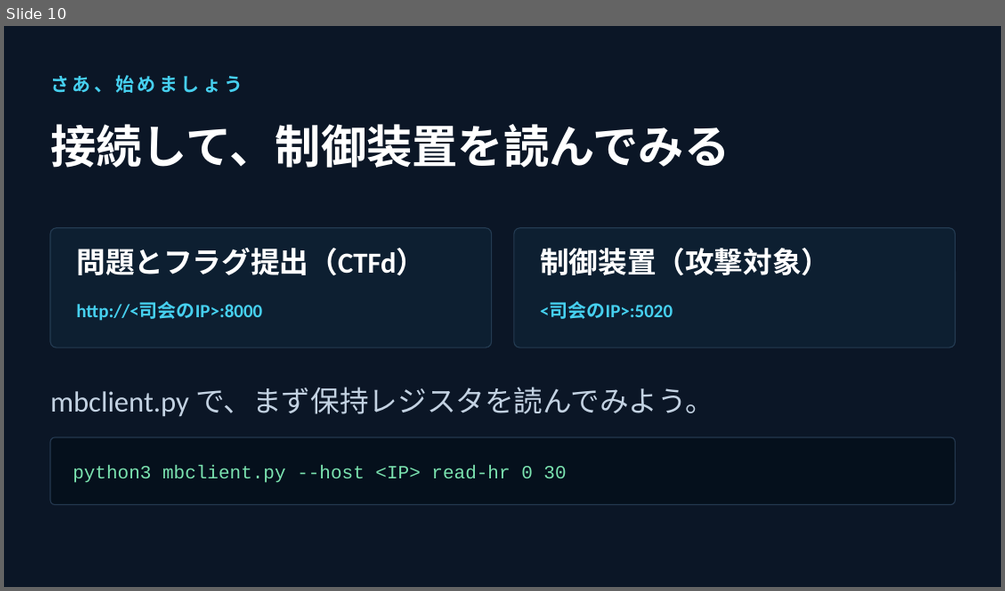
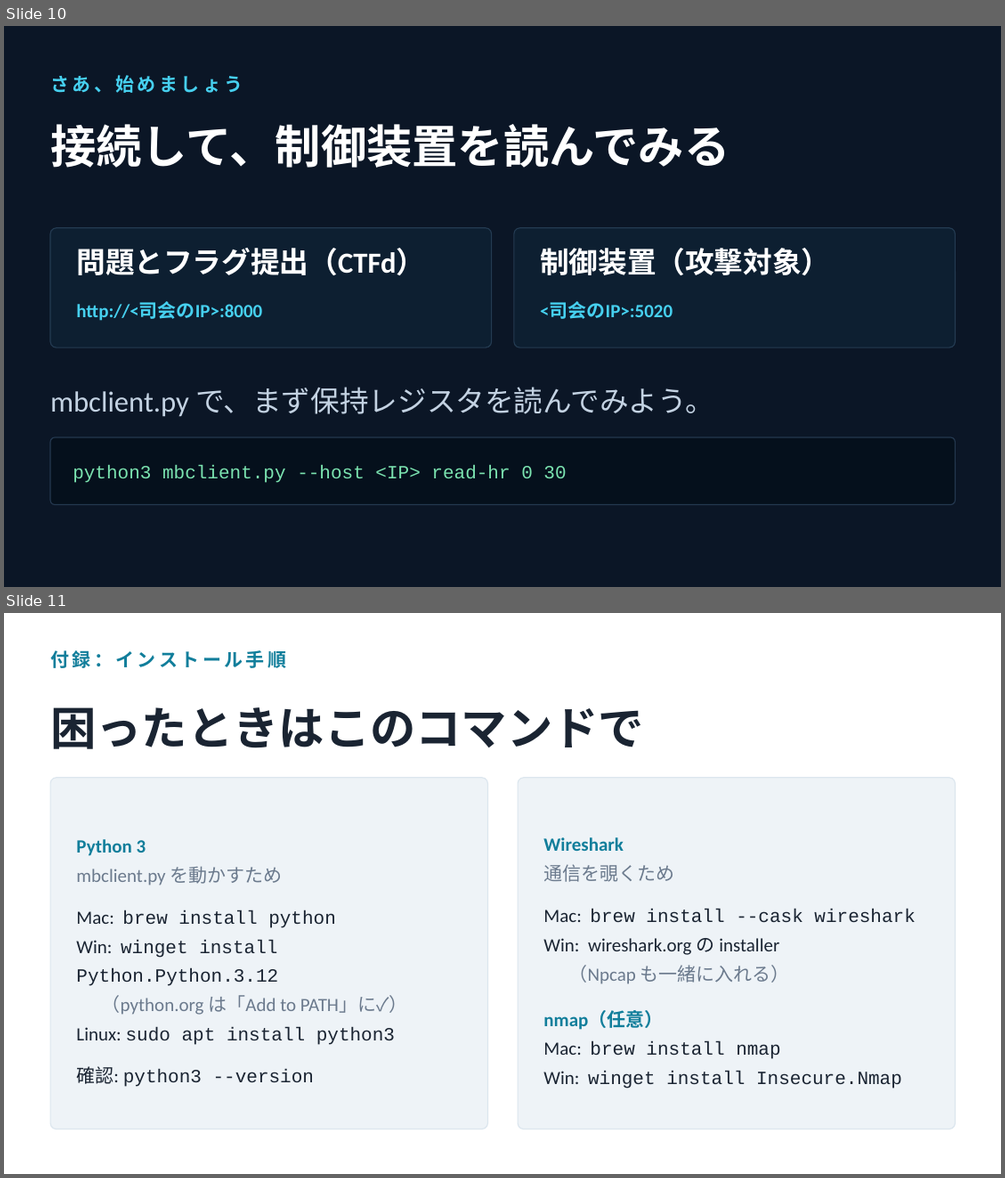
Before and after one commit to Tivo0921/ot-modbus-ctf, a slide deck: slides/ot-intro.pptx. Shown one above the other, each under a label of ours: slide 10 before the commit, slides 10 and 11 after it. The pictures are 1005x591 and 1005x1178 pixels, drawn with LibreOffice and Linux fonts; fonts in the diff are those of the drawing; background and template pictures are left out. Boxes give left, top, right and bottom in pixels: in the first picture for what was removed or moved away, otherwise in the second. Text is boxed around its words. In the diff, an @@ line names an element or a change of style, - is before the commit and + after.

```diff
--- a/slides/ot-intro.pptx
+++ b/slides/ot-intro.pptx
@@ slide 11 added at (4, 613, 1001, 1174), background #FFFFFF @@
@@ text added at (50, 650, 286, 668), 18 pt, text #117E9B, bold @@
+付録：インストール手順
@@ text added at (50, 707, 644, 749), 44 pt, text #1A2432, bold @@
+困ったときはこのコマンドで
@@ rounded rectangle added at (50, 778, 488, 1129), fill #EEF3F7, outline #DCE6EE 1 pt @@
@@ rounded rectangle added at (518, 778, 955, 1129), fill #EEF3F7, outline #DCE6EE 1 pt @@
@@ text added at (76, 839, 408, 1086), 18 pt, text #1A2432 @@
+Python 3
+mbclient.py を動かすため
+Mac: brew install python
+Win: winget install Python.Python.3.12
+（python.org は「Add to PATH」に✓）
+Linux: sudo apt install python3
+確認: python3 --version
@@ text added at (543, 837, 914, 1088), 18 pt, text #1A2432 @@
+Wireshark
+通信を覗くため
+Mac: brew install --cask wireshark
+Win: wireshark.org の installer
+（Npcap も一緒に入れる）
+nmap（任意）
+Mac: brew install nmap
+Win: winget install Insecure.Nmap
```
Also in this commit, not shown: 1 other file.
